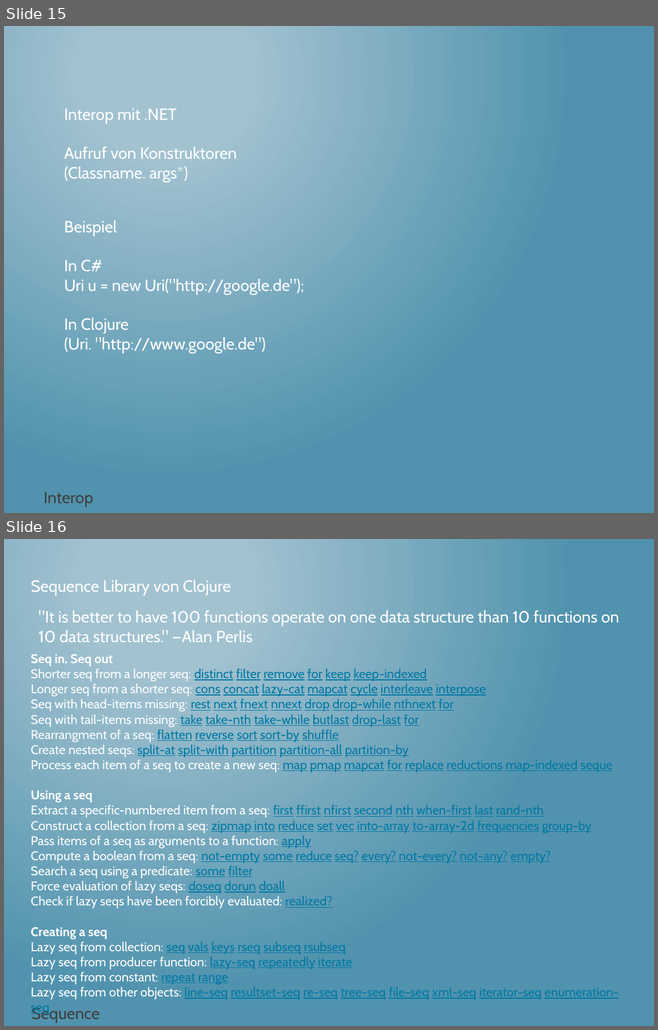
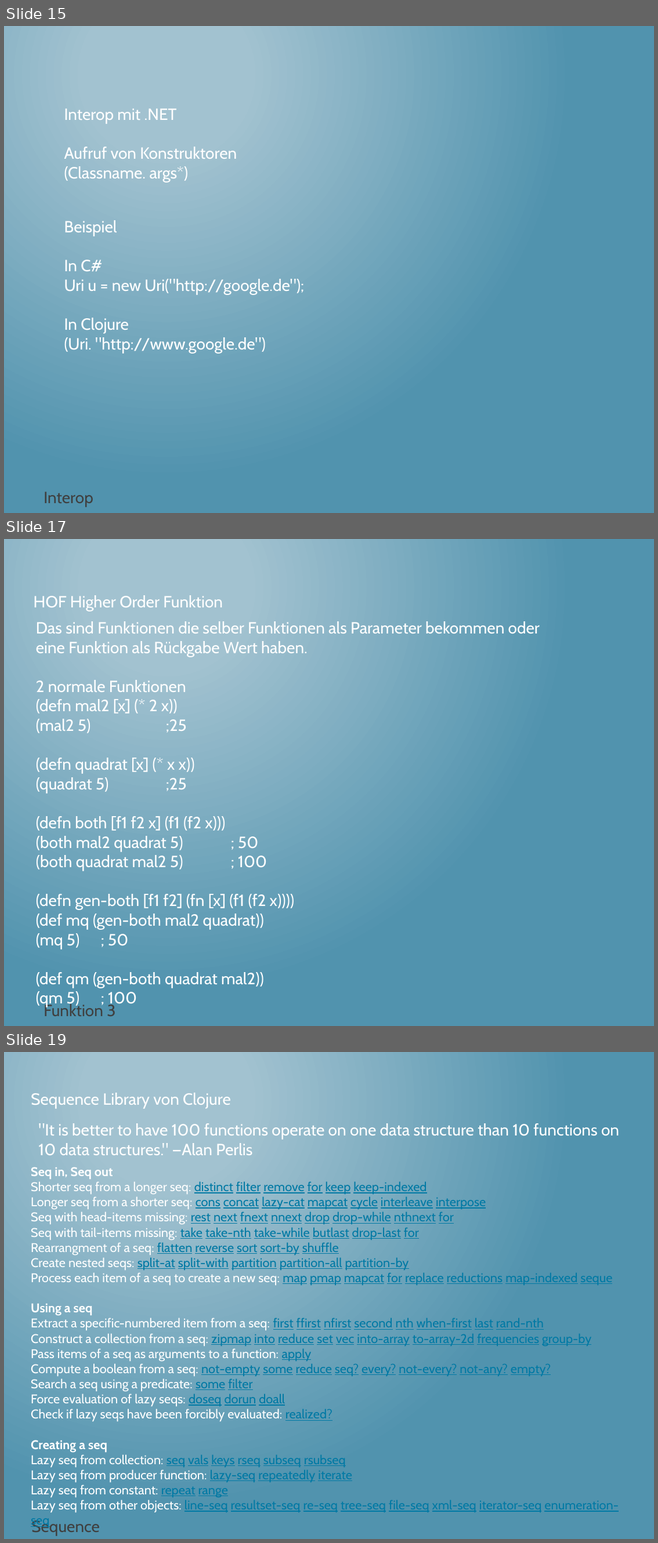
Before and after one commit to thomasschulte/ClojureUsergroupDemo, a slide deck: Clojure Vortrag .NET User Group.pptx. Shown one above the other, each under a label of ours: slides 15 and 16 before the commit, slides 15, 17 and 19 after it; the slides between them are not shown. The pictures are 658x1030 and 658x1543 pixels, drawn with LibreOffice and Linux fonts; fonts in the diff are those of the drawing. Boxes give left, top, right and bottom in pixels: in the first picture for what was removed or moved away, otherwise in the second. Text is boxed around its words. In the diff, an @@ line names an element or a change of style, - is before the commit and + after.

```diff
--- a/Clojure Vortrag .NET User Group.pptx
+++ b/Clojure Vortrag .NET User Group.pptx
@@ slide 17 added at bbox=[4, 539, 654, 1026], background gradient #A3C3D1 to #5194AF @@
@@ text added at bbox=[34, 595, 223, 611], 18 pt, text #FFFFFF @@
+HOF Higher Order Funktion
@@ text added at bbox=[36, 621, 539, 1008], 18 pt, text #FFFFFF @@
+Das sind Funktionen die selber Funktionen als Parameter bekommen oder eine Funktion als Rückgabe Wert haben.
+2 normale Funktionen
+(defn mal2 [x] (* 2 x))
+(mal2 5) ;25
+(defn quadrat [x] (* x x))
+(quadrat 5) ;25
+(defn both [f1 f2 x] (f1 (f2 x)))
+(both mal2 quadrat 5) ; 50
+(both quadrat mal2 5) ; 100
+(defn gen-both [f1 f2] (fn [x] (f1 (f2 x))))
+(def mq (gen-both mal2 quadrat))
+(mq 5) ; 50
+(def qm (gen-both quadrat mal2))
+(qm 5) ; 100
@@ text added at bbox=[43, 1003, 115, 1017], 18 pt, text #3F3F3F @@
+Funktion 3
@@ what was slide 16 is now slide 19 @@
```
Also in this commit, not shown: 1 slide changed, 2 other slides added.
